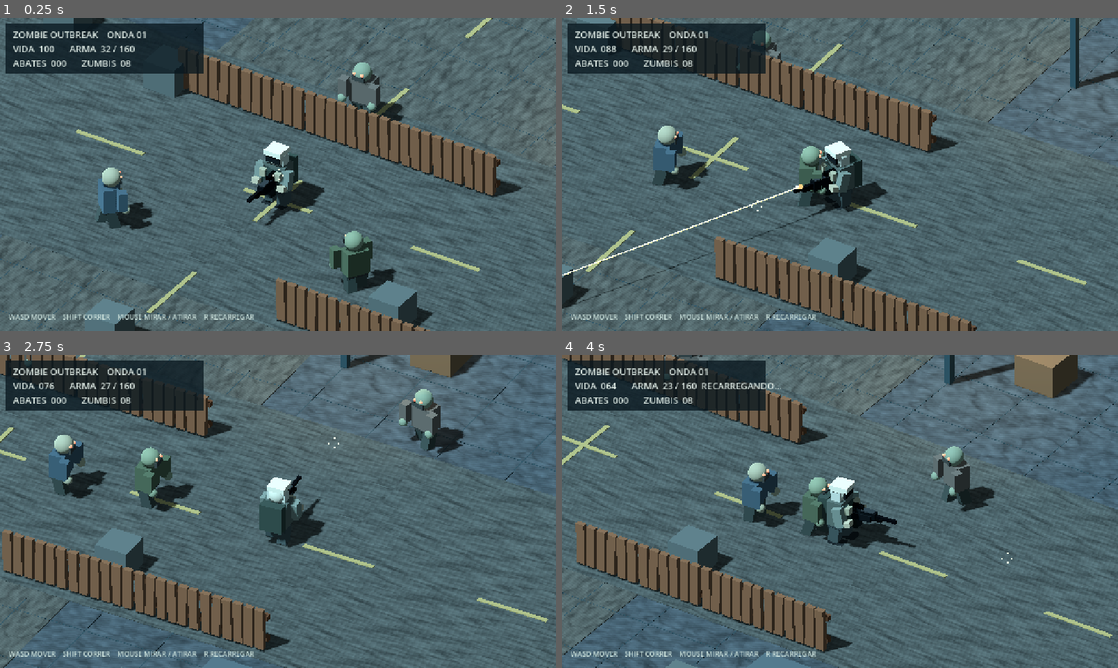
Above: before the commit, frames 1-4 (two rows, left to right).
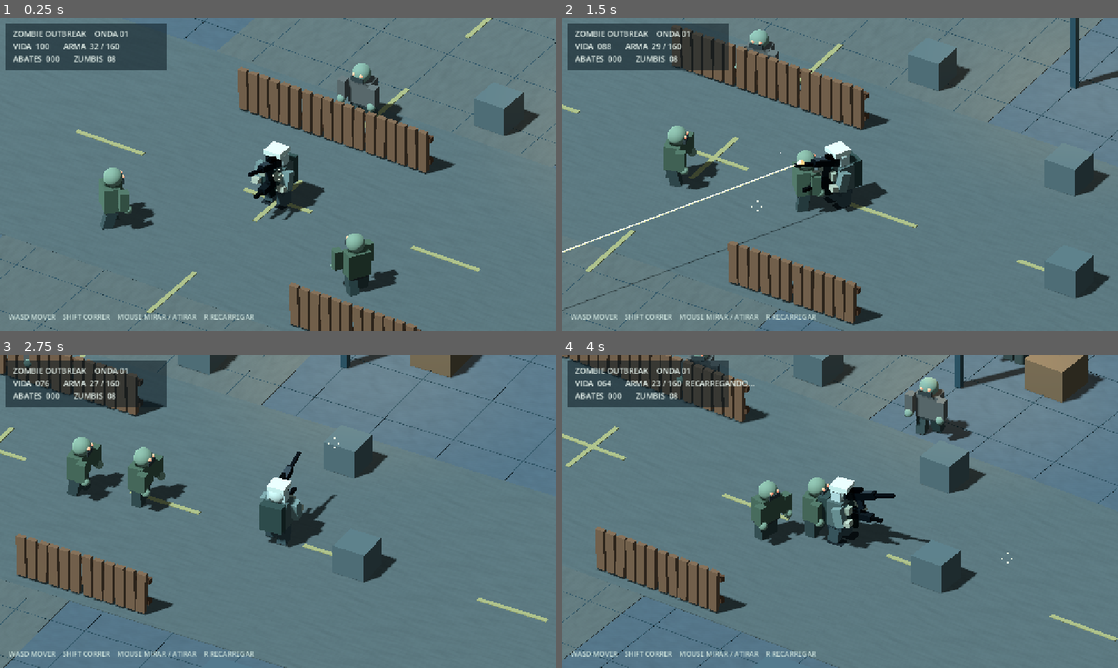
Above: after the commit, the same moments.

Repository: lulualcides-sys/Zumbi
Game: Godot game, scene res://scenes/Main.tscn
The game is run twice, just before and just after one commit, with the same random seed, the same clock (stepped at 60 frames per second) and the same inputs.
Inputs (mouse positions are in pixels of both pictures, inside the frame that each line leads up to):
- Up to frame 1 (0.25 s): no input
- Up to frame 2 (1.5 s): tap Enter at 0.5 s; move the mouse to (962, 158) at 0.52 s; hold D 0.53-1.25 s; hold Enter 0.53-1.25 s; click (962, 158) at 0.67 s; drag from (728, 190) to (812, 237) at 1.27 s
- Up to frame 3 (2.75 s): move the mouse to (333, 442) at 2.02 s; hold D from 2.03 s (still down); hold Shift from 2.03 s (still down)
- Up to frame 4 (4 s): release D at 2.75 s; release Shift at 2.75 s; drag from (812, 574) to (673, 464) at 2.77 s; move the mouse to (1006, 558) at 3.52 s; hold A from 3.53 s (still down); hold R from 3.53 s (still down)

The runs differ from the first frame. In frame 1, 40% of the frame differs, in the area x 0-100%, y 0-100%; in frame 2, 42%; in frame 3, 43%; in frame 4, 46%.

Commit message:
feat: replace cartoon player with verified animated tactical soldier
* feat(art): fetch pinned animated tactical soldier with licence validation

* feat: prefer new animated tactical soldier over cartoon player model

* ci: install animated tactical soldier before Godot validation and export

* ci: install animated tactical soldier before Godot validation and export

* art: reduce streaky floor noise to match restrained blue-gray video reference

* qa: require animated tactical soldier to be visible and instantiated, not cartoon fallback

* docs: attribute original soldier mesh and retargeted animation authors (CC BY 4.0)

* fix(animation): select exact tactical rifle idle/walk/run instead of crouch clips

* art: mute neon cartoon zombie textures into desaturated survival colors

* art: apply muted texture grading to imported zombie models without replacing rigs

* test: reject crouching rifle idle animation and require standing tactical pose

* fix(weapon): align rifle with tactical soldier's raised aiming hands

* art: reduce oversized fencing and debug HUD to emphasize tactical soldier

* art: color-grade tactical armor and rifle to video reference

* art: color-grade tactical armor and rifle to video reference

* art: adapt realistic tactical soldier uniform toward reference white/charcoal armor

* art(weapon): desaturate toy red/silver rifle into dark tactical gunmetal

* fix(character): align imported -Z facing military skeleton with +Z rifle and combat direction

* art: lighten armor plates to reference-style white/charcoal while preserving dark visor

* fix: restore correct facing after render exposed rifle clipping through character back

* fix: angle gun upward into animated ready hands, preserving forward body orientation

Diff:
--- a/scripts/Main.gd
+++ b/scripts/Main.gd
@@ -139,10 +139,10 @@
         var tint := Color("#32454b")
         _visual_box(self, Vector3(float(row) * 2.0, 0.018, 0), Vector3(0.018, 0.008, 39.0), tint)
         _visual_box(self, Vector3(0, 0.018, float(row) * 2.0), Vector3(39.0, 0.008, 0.018), tint)
-    for i in range(5):
-        _fence_segment(Vector3(-4.0 + float(i) * 1.9, 0.65, -3.1))
-    for i in range(4):
-        _fence_segment(Vector3(3.8 + float(i) * 1.9, 0.65, 4.6))
+    for i in range(3):
+        _fence_segment(Vector3(-2.2 + float(i) * 1.9, 0.65, -3.1))
+    for i in range(2):
+        _fence_segment(Vector3(4.2 + float(i) * 1.9, 0.65, 4.6))
     _solid_box(Vector3(-11.7, 0.68, -9.0), Vector3(2.9, 1.35, 1.6), Color("#505d5e"), 7)
     _solid_box(Vector3(12.0, 0.72, 8.0), Vector3(3.2, 1.45, 1.5), Color("#516066"), 7)
     _solid_box(Vector3(-9.0, 0.6, 7.0), Vector3(1.35, 1.18, 1.4), Color("#755c46"), 4)
@@ -195,14 +195,14 @@
     var layer := CanvasLayer.new()
     add_child(layer)
     var panel := ColorRect.new()
-    panel.color = Color(0.035, 0.09, 0.12, 0.78)
+    panel.color = Color(0.035, 0.09, 0.12, 0.54)
     panel.position = Vector2(14, 14)
-    panel.size = Vector2(455, 114)
+    panel.size = Vector2(370, 106)
     layer.add_child(panel)
     hud = Label.new()
     hud.position = Vector2(30, 23)
     hud.add_theme_color_override("font_color", Color("#e3efe9"))
-    hud.add_theme_font_size_override("font_size", 21)
+    hud.add_theme_font_size_override("font_size", 18)
     layer.add_child(hud)
     footer = Label.new()
     footer.anchor_top = 1.0
--- a/scripts/SurfaceTextures.gd
+++ b/scripts/SurfaceTextures.gd
@@ -19,7 +19,7 @@
                 var broad := noise.get_noise_2d(float(x), float(y))
                 var fine := float((x * 37 + y * 67) % 31) / 31.0 - 0.5
                 var fracture := absf(cracks.get_noise_2d(float(x), float(y)))
-                var detail := clampf(0.78 + 0.19 * broad + 0.11 * fine - 0.13 * (1.0 - smoothstep(0.0, 0.13, fracture)), 0.42, 1.0)
+                var detail := clampf(0.91 + 0.035 * broad + 0.017 * fine - 0.020 * (1.0 - smoothstep(0.0, 0.13, fracture)), 0.82, 0.98)
                 grain.set_pixel(x, y, Color(detail, detail * 0.99, detail * 0.98, 1.0))
         _asphalt = ImageTexture.create_from_image(grain)
     var material := StandardMaterial3D.new()
--- a/scripts/VisualAssets.gd
+++ b/scripts/VisualAssets.gd
@@ -1,6 +1,7 @@
 extends RefCounted
 ## Import and animate CC0 Quaternius GLTF models with a procedural fallback.
 const MODEL_ROOT := "res://assets/cc0/"
+const TACTICAL_SOLDIER := "res://assets/tactical/soldier.glb"
 
 static func _path(kind: String, variation: int = 0) -> String:
     if kind == "survivor":
@@ -17,8 +18,30 @@
             return found
     return null
 
+static func _grade_character(root: Node3D, shader_path: String) -> void:
+    # Preserve imported UVs and animated skeleton, recolor texture only.
+    var shader := load(shader_path) as Shader
+    if shader == null:
+        return
+    for node in root.find_children("*", "MeshInstance3D", true, false):
+        var visual := node as MeshInstance3D
+        if visual.mesh == null:
+            continue
+        for surface in range(visual.mesh.get_surface_count()):
+            var original := visual.get_active_material(surface)
+            if original is BaseMaterial3D:
+                var texture: Texture2D = original.albedo_texture
+                if texture == null:
+                    continue
+                var graded := ShaderMaterial.new()
+                graded.shader = shader
+                graded.set_shader_parameter("base_texture", texture)
+                visual.set_surface_override_material(surface, graded)
+
 static func attach_character(body: CharacterBody3D, existing_rig: Dictionary, kind: String, variation: int = 0) -> Dictionary:
     var path := _path(kind, variation)
+    if kind == "survivor" and ResourceLoader.exists(TACTICAL_SOLDIER):
+        path = TACTICAL_SOLDIER
     if not ResourceLoader.exists(path):
         return {}
     var packed := load(path) as PackedScene
@@ -31,7 +54,13 @@
         return {}
     model.name = "Art_CC0_" + kind
     model.position = Vector3(0.0, -0.87, 0.0)
+    if path == TACTICAL_SOLDIER:
+        model.name = "TacticalSoldierAnimated"
     body.add_child(model)
+    if kind == "zombie":
+        _grade_character(model, "res://shaders/zombie_grade.gdshader")
+    elif path == TACTICAL_SOLDIER:
+        _grade_character(model, "res://shaders/tactical_armor.gdshader")
     var old_visual: Node3D = existing_rig.get("visual")
     if old_visual != null:
         old_visual.visible = false
@@ -42,7 +71,7 @@
             available.append(str(name))
         if available.size() > 0:
             animator.play(available[0])
-    return {"root": model, "player": animator, "animations": available, "active": "", "path": path}
+    return {"root": model, "player": animator, "animations": available, "active": "", "path": path, "tactical": path == TACTICAL_SOLDIER}
 
 static func animate(rig: Dictionary, state: String, running: bool = false) -> void:
     if rig.is_empty():
@@ -50,31 +79,51 @@
     var player: AnimationPlayer = rig.get("player")
     if player == null:
         return
-    var names: Array = rig.get("animations", [])
+    var available: Array = rig.get("animations", [])
+    var tactical: bool = rig.get("tactical", false)
     var preferred: Array = []
     match state:
         "walk":
-            preferred = ["run_gun", "run", "sprint", "jog", "walk"] if running else ["walk_gun", "walk", "jog", "run"]
+            if tactical:
+                preferred = ["aim_run", "ready_run", "run", "mocap_run_F", "aim_walk"] if running else ["aim_walk", "ready_walk", "walk", "mocap_walk_F"]
+            else:
+                preferred = ["run_gun", "run", "walk_gun", "walk"] if running else ["walk_gun", "walk", "run"]
         "attack":
-            preferred = ["shoot", "fire", "attack", "rifle"]
+            preferred = ["shoot", "aim_idle", "ready_idle", "idle_gun", "idle"]
         "death":
             preferred = ["death", "die", "dead"]
+        "reload":
+            preferred = ["reload", "aim_idle", "idle_gun", "idle"]
         _:
-            preferred = ["idle_gun", "idle", "breath", "stand"]
+            preferred = ["aim_idle", "ready_idle", "idle", "idle_gun"] if tactical else ["idle_gun", "idle", "stand"]
+
+    # First select exact clip names; do not match "idle" inside "aim_crouch_idle".
+    # A substring selector made the soldier crouch even while standing still.
     var chosen := ""
-    for prefix in preferred:
-        for name in names:
-            if prefix in str(name).to_lower():
+    for requested in preferred:
+        for name in available:
+            var clean := str(name).to_lower()
+            clean = clean.substr(clean.rfind("/") + 1)
+            if clean == str(requested).to_lower():
                 chosen = str(name)
                 break
         if chosen != "":
             break
     if chosen == "":
+        for requested in preferred:
+            for name in available:
+                var clean := str(name).to_lower()
+                if str(requested).to_lower() in clean and not ("crouch" in clean and state != "crouch"):
+                    chosen = str(name)
+                    break
+            if chosen != "":
+                break
+    if chosen == "":
         return
     if rig.get("active", "") == chosen and player.is_playing():
         return
     rig["active"] = chosen
-    player.play(chosen, 0.16, 1.22 if running else 1.0)
+    player.play(chosen, 0.18, 1.13 if running else 1.0)
 
 static func add_prop(parent: Node3D, filename: String, where: Vector3, scale_factor: float = 1.0, y_rotation: float = 0.0) -> Node3D:
     var allowed := ["barrel.gltf", "pallet.gltf", "traffic_barrier.gltf", "container_green.gltf"]
--- a/scripts/WeaponVisual.gd
+++ b/scripts/WeaponVisual.gd
@@ -3,7 +3,8 @@
 ## O glTF Rifle tem cano ao longo do eixo +Z (bounding box verificado).
 ## Sem dependencias de redes em tempo de execucao.
 const RIFLE_PATH := "res://assets/cc0/rifle.gltf"
-const RIFLE_OFFSET := Vector3(0.09, 0.10, 0.43)
+# Raise receiver to the animated tactical rifle-ready pose; previous mount was hip-high.
+const RIFLE_OFFSET := Vector3(0.09, 0.56, 0.43)
 const RIFLE_SCALE := 0.82
 
 static func _metal(tint: Color, glow: bool = false) -> StandardMaterial3D:
@@ -37,10 +38,29 @@
     _box(root, Vector3(0, -0.02, 0.70), Vector3(0.08, 0.08, 0.82), Color("#1b2125"))
     _box(root, Vector3(0, 0.08, 0.33), Vector3(0.16, 0.06, 0.35), Color("#5a6267"))
 
+static func _grade_rifle(model: Node3D) -> void:
+    var shader := load("res://shaders/rifle_gunmetal.gdshader") as Shader
+    if shader == null:
+        return
+    for node in model.find_children("*", "MeshInstance3D", true, false):
+        var mesh := node as MeshInstance3D
+        if mesh.mesh == null:
+            continue
+        for surface in range(mesh.mesh.get_surface_count()):
+            var material := mesh.get_active_material(surface)
+            if material is BaseMaterial3D and material.albedo_texture != null:
+                var grade := ShaderMaterial.new()
+                grade.shader = shader
+                grade.set_shader_parameter("base_texture", material.albedo_texture)
+                mesh.set_surface_override_material(surface, grade)
+
 static func attach(body: CharacterBody3D) -> Dictionary:
     var holder := Node3D.new()
     holder.name = "VisibleRifleMount"
     holder.position = RIFLE_OFFSET
+    # Tilt barrel into the imported rifle-ready hand pose; previous weapon
+    # pointed toward the ground despite the arms being raised.
+    holder.rotation.x = -0.28
     body.add_child(holder)
 
     var source_ok := false
@@ -52,6 +72,7 @@
                 model.name = "VisibleCC0Rifle"
                 model.scale = Vector3.ONE * RIFLE_SCALE
                 holder.add_child(model)
+                _grade_rifle(model)
                 source_ok = true
     if not source_ok:
         _fallback_rifle(holder)
--- /dev/null
+++ b/shaders/rifle_gunmetal.gdshader
@@ -0,0 +1,11 @@
+shader_type spatial;
+render_mode diffuse_burley, specular_schlick_ggx, cull_back;
+uniform sampler2D base_texture : source_color, filter_linear_mipmap;
+void fragment() {
+    vec4 albedo = texture(base_texture, UV);
+    float detail = dot(albedo.rgb, vec3(0.2126, 0.7152, 0.0722));
+    ALBEDO = vec3(0.11, 0.135, 0.15) + vec3(0.20, 0.215, 0.23) * clamp(detail, 0.0, 1.0);
+    ROUGHNESS = 0.55;
+    METALLIC = 0.50;
+    ALPHA = albedo.a;
+}
--- /dev/null
+++ b/shaders/tactical_armor.gdshader
@@ -0,0 +1,15 @@
+shader_type spatial;
+render_mode diffuse_burley, specular_schlick_ggx, cull_back;
+uniform sampler2D base_texture : source_color, filter_linear_mipmap;
+void fragment() {
+    vec4 albedo = texture(base_texture, UV);
+    float lum = dot(albedo.rgb, vec3(0.2126, 0.7152, 0.0722));
+    // Raise only cloth/armor medium values. Black visor, undersuit and
+    // tactical pockets remain darker: desaturated white/gray near reference.
+    float armor = smoothstep(0.09, 0.33, lum);
+    vec3 white_fabric = vec3(0.85, 0.88, 0.90) * (0.83 + 0.17 * lum);
+    ALBEDO = mix(albedo.rgb, white_fabric, armor * 0.90);
+    ROUGHNESS = 0.89;
+    METALLIC = 0.03;
+    ALPHA = albedo.a;
+}
--- /dev/null
+++ b/shaders/zombie_grade.gdshader
@@ -0,0 +1,16 @@
+shader_type spatial;
+render_mode diffuse_burley, specular_schlick_ggx, cull_back;
+
+uniform sampler2D base_texture : source_color, filter_linear_mipmap;
+uniform vec3 grade_tint : source_color = vec3(0.62, 0.74, 0.66);
+uniform float desaturation : hint_range(0.0, 1.0) = 0.74;
+
+void fragment() {
+    vec4 original = texture(base_texture, UV);
+    float luminance = dot(original.rgb, vec3(0.2126, 0.7152, 0.0722));
+    vec3 muted = mix(original.rgb, vec3(luminance), desaturation);
+    ALBEDO = clamp(muted * grade_tint, 0.0, 1.0);
+    ROUGHNESS = 0.86;
+    METALLIC = 0.0;
+    ALPHA = original.a;
+}
--- a/tests/smoke.gd
+++ b/tests/smoke.gd
@@ -34,9 +34,17 @@
         scene._animate_survivor(0.016)
         var actual_player: AnimationPlayer = scene.player_art.get("player")
         all_passed = _check(actual_player != null and actual_player.is_playing(), "AnimationPlayer do sobrevivente nao iniciou") and all_passed
+        if scene.player_art.get("tactical", false) and actual_player != null:
+            var clip := actual_player.current_animation.to_lower()
+            all_passed = _check("crouch" not in clip and ("aim_idle" in clip or "ready_idle" in clip), "Stand idle incorrectly selected crouching clip: " + clip) and all_passed
     if ResourceLoader.exists("res://assets/cc0/survivor.gltf"):
         all_passed = _check(not scene.player_art.is_empty(), "Soldado CC0 nao substituiu o modelo geometrico") and all_passed
         all_passed = _check(scene.player_art.has("root") and is_instance_valid(scene.player_art["root"]), "GLTF do sobrevivente nao carregado") and all_passed
+    if ResourceLoader.exists("res://assets/tactical/soldier.glb"):
+        all_passed = _check(scene.player_art.get("tactical", false), "Tactical character model not activated") and all_passed
+        var tactical_node: Node3D = scene.player_art.get("root")
+        all_passed = _check(tactical_node != null and tactical_node.visible and tactical_node.name == "TacticalSoldierAnimated", "Tactical soldier missing or hidden") and all_passed
+        all_passed = _check(scene.player_art.get("animations", []).size() > 0, "Tactical soldier has no imported animations") and all_passed
     all_passed = _check(scene.wave == 1 and scene.pending_spawns > 0, "Sistema de ondas nao iniciou") and all_passed
     all_passed = _check(scene.destructibles.size() >= 4, "Cercas ou objetos destrutiveis ausentes") and all_passed
 
Not shown, added: assets/tactical/CREDITS.md
